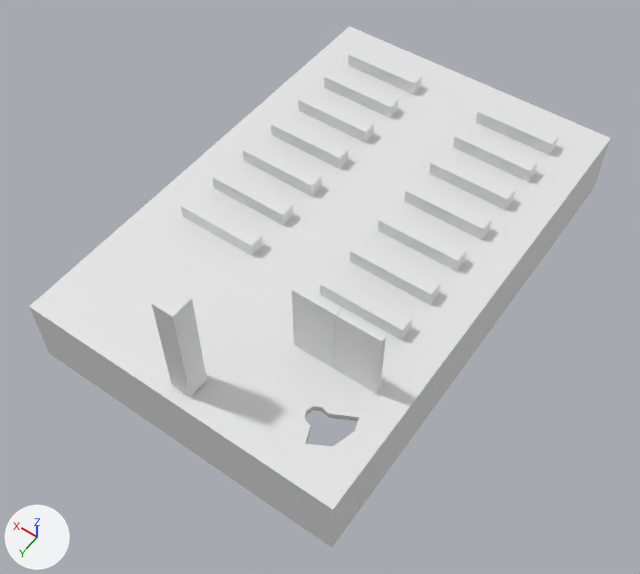
Renders of the Blender file The Overcoat/Assets/Models(blend)/Interior/Church/church1.blend from each side of a commit.
Before and after are seen from a 50 mm camera at (-29.5, 42.3, 60.9) aimed at (-0.6, 1.8, -2.8). Every picture has the same lights, and +X, +Y and +Z are marked at lower left.
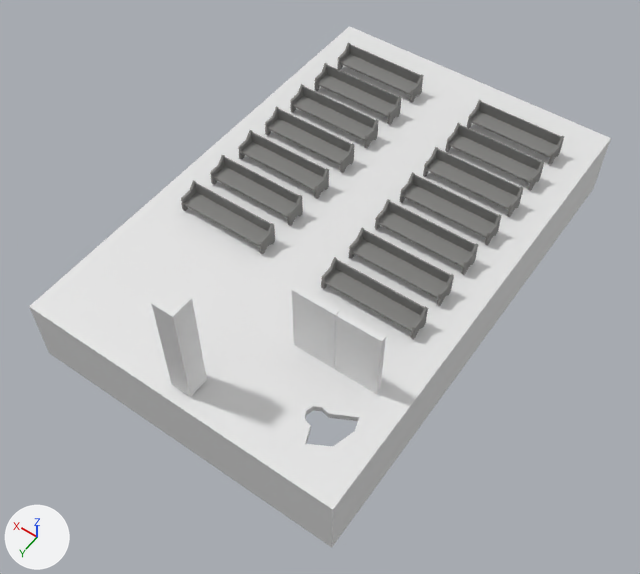
Location of each change, (x1, y1, x2, y2) in pixels of the pictures (640 x 574 px):
```json
{"object": "Cube.001", "change": "reshaped, moved, turned, modifiers changed, rescaled", "before": [181, 48, 559, 340], "after": [181, 43, 564, 339]}
```

The change, as JSON lines over the scene's bpy script:
```json
{"op": "add", "block": "img_colorpalette_jpg_003", "code": ["img_colorpalette_jpg_003 = load_image('colorPalette.jpg.003', '../../../Textures/colorPalette.jpg', 925, 574, 'sRGB')"]}
{"op": "add", "block": "mat_material_003", "code": ["mat_material_003 = bpy.data.materials.new('Material.003')", "mat_material_003.use_nodes = True; mat_material_003.node_tree.nodes.clear()", "_N = mat_material_003.node_tree.nodes; _L = mat_material_003.node_tree.links", "n0 = _N.new('ShaderNodeOutputMaterial'); n0.name = 'Material Output'", "n1 = _N.new('ShaderNodeBsdfDiffuse'); n1.name = 'Diffuse BSDF'", "n2 = _N.new('ShaderNodeTexImage'); n2.name = 'Image Texture'", "n2.image = img_colorpalette_jpg_003", "n3 = _N.new('ShaderNodeTexCoord'); n3.name = 'Texture Coordinate'", "_L.new(n1.outputs[0], n0.inputs[0])  # 'BSDF' to 'Surface'", "_L.new(n3.outputs[2], n2.inputs[0])  # 'UV' to 'Vector'", "_L.new(n2.outputs[0], n1.inputs[0])  # 'Color' to 'Color'"]}
{"block": "me_cube_002", "where": "# used by ob_cube_001; location = (9.15, 3.5, 0.81); scale = (4.12, 0.753, 0.753)"}
{"op": "remove", "block": "me_cube_002", "code": "me_cube_002.from_pydata(...)  # 8 vertices, 6 faces; spans x -1.0..1.0, y -1.0..1.0, z -1.0..1.0"}
{"op": "add", "block": "me_cube_002", "code": "me_cube_002.from_pydata(...)  # 94 vertices, 81 faces; spans x 0.0..4.66, y -1.0..1.0, z -0.91..1.5"}
{"block": "me_cube_002", "change": "me_cube_002 part 1: the whole mesh is rebuilt"}
{"op": "add", "block": "me_cube_002", "code": "me_cube_002.materials.append(mat_material_003)"}
{"op": "set", "path": "ob_cube_001.scale", "old": "(4.12, 0.753, 0.753)", "new": "(1.0, 1.0, 1.0)"}
{"op": "set", "path": "ob_cube_001.location", "old": "(9.15, 3.5, 0.81)", "new": "(9.05, 2.74, 1.11)"}
{"op": "set", "path": "ob_cube_001.rotation_euler", "old": "(0.0, 0.0, 0.0)", "new": "(0.0, 0.0, 3.142)", "note": "degrees (0, 0, 0) -> degrees (0, 0, 180)"}
{"op": "add", "block": "ob_cube_001", "code": "_m = ob_cube_001.modifiers.new('Mirror', 'MIRROR')"}
{"op": "add", "block": "ob_cube_001", "code": "_m.use_clip = True"}
{"op": "add", "block": "ob_cube_001", "code": "_m = ob_cube_001.modifiers.new('Decimate', 'DECIMATE')"}
{"op": "add", "block": "ob_cube_001", "code": "_m.ratio = 0.444"}
{"op": "add", "block": "ob_cube_001", "code": "_m.use_collapse_triangulate = True"}
{"op": "add", "block": "ob_cube_001", "code": "_m.use_symmetry = True"}
{"block": "ob_cube_001", "where": "_m = ob_cube_001.modifiers.new('Array', 'ARRAY')"}
{"op": "set", "path": "_m.relative_offset_displace", "old": "(-1.9, 0.0, 0.0)", "new": "(1.7, 0.0, 0.0)"}
{"block": "ob_cube_001", "where": "_m = ob_cube_001.modifiers.new('Array.001', 'ARRAY')"}
{"op": "set", "path": "_m.relative_offset_displace", "old": "(0.0, -3.0, 0.0)", "new": "(0.0, 2.1, 0.0)"}
```
